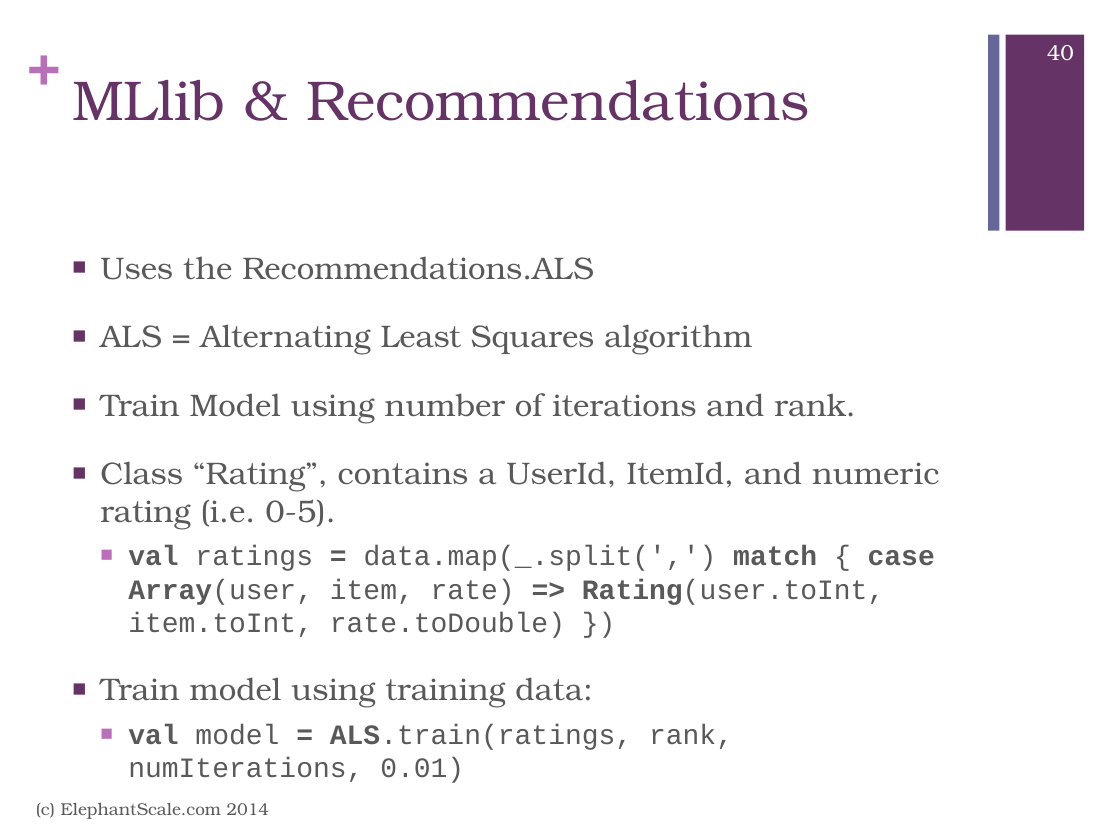
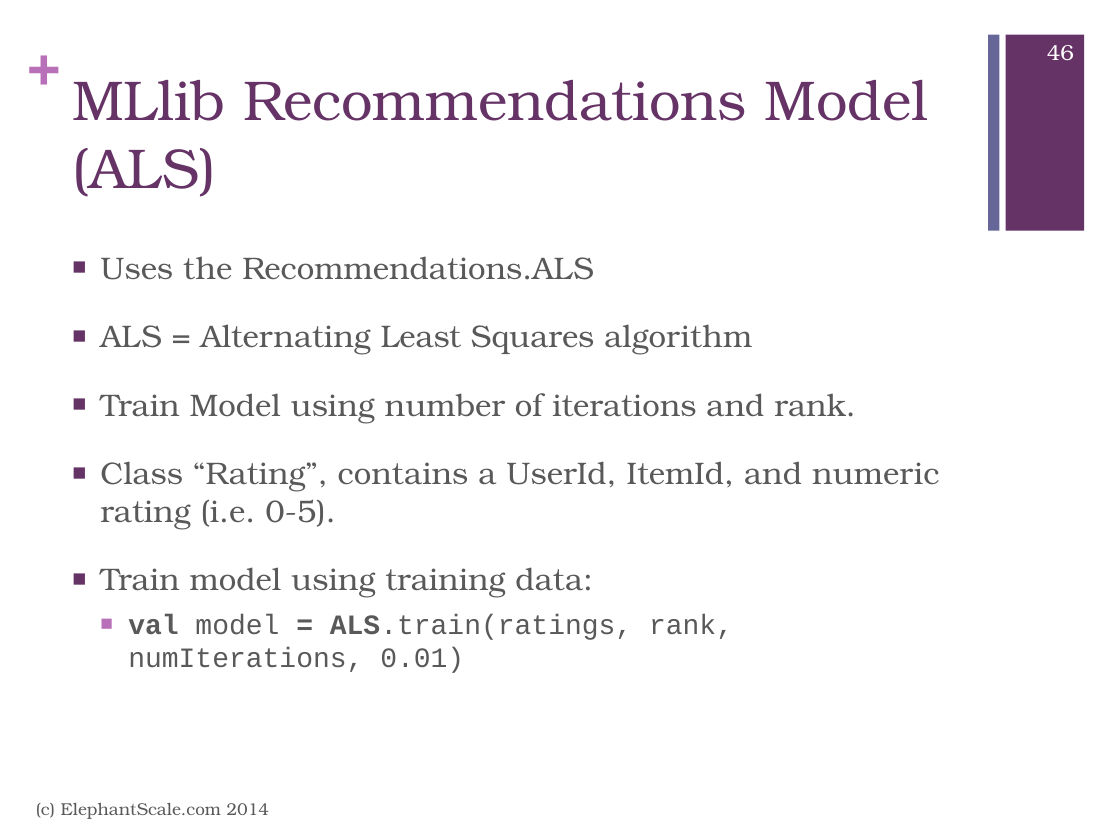
Before and after one commit to mattvinks/spark-labs, a slide deck: slide 46 of slides/MLLib.pptx (slide 40 before the commit). Drawn at 1120x840 pixels with LibreOffice and Linux fonts; fonts in the diff are those of the drawing. Boxes give left, top, right and bottom in pixels: in the first picture for what was removed or moved away, otherwise in the second. Text is boxed around its words. In the diff, an @@ line names an element or a change of style, - is before the commit and + after.

Commit message:
Added more code examples for MLLib

```diff
--- a/slides/MLLib.pptx
+++ b/slides/MLLib.pptx
@@ page number at bbox=[1047, 45, 1074, 61]: text changed @@
-40
+46
@@ title at bbox=[72, 80, 929, 197]: text changed @@
-MLlib & Recommendations
+MLlib Recommendations Model (ALS)
@@ text at bbox=[128, 545, 935, 638]: paragraph removed @@
-  ■ val ratings = data.map(_.split(',') match { case Array(user, item, rate) => Rating(user.toInt, item.toInt, rate.toDouble) })
```
Also in this commit, not shown: 6 other slides changed, 7 slides added.
